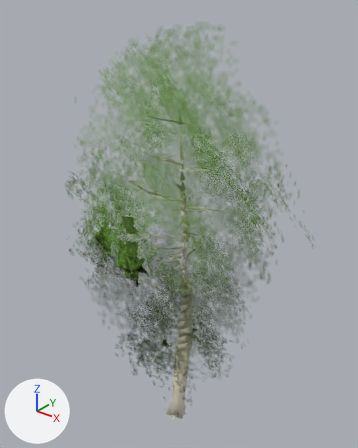
A saved change to the glTF model assets/models/world_tree_birch_far.glb.
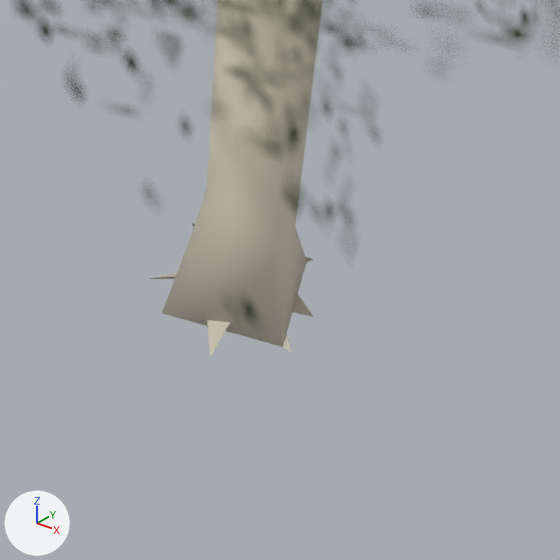
The first picture shows the older version from a 50 mm camera at (5.77, -7.1, 9.6) aimed at (-0.16, 0.31, 5.01). The close-ups show the older and then the newer version on the part from 40% to 61% of the width and 83% to 100% of the height of that picture. Only the edits that show in the close-ups are written down. The lights are fixed; the arrows at lower left show +X, +Y and +Z. Where no turn or scale is listed for an object, it has been applied to the vertices.

Names of what the first close-up shows: 'Canopy', 'Scaffold'.
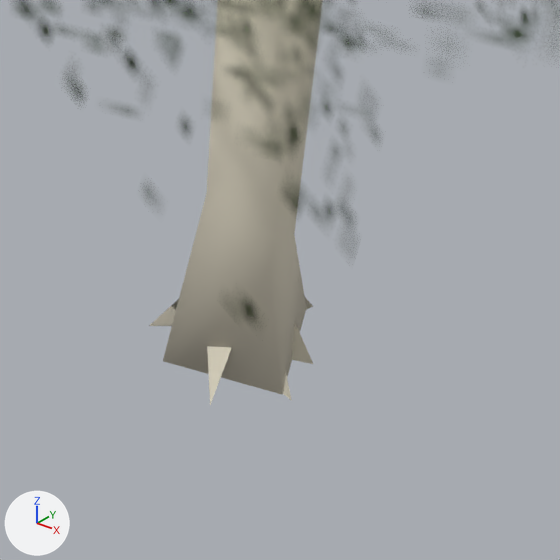
Where the newer file only moved an object's origin or applied its transform, the numbers keep the older frame.

Pixel boxes [x1, y1, x2, y2] of what changed, in the close-ups (560 x 560 px; the box of a moved part takes in the faces that stretch with it):
'Scaffold', reshaped
    before: [149, 0, 323, 357]
    after: [149, 0, 323, 405]
part 1 of me_birch___natural_scaffold_and_buttresses_002, moved or reshaped
    before: [149, 187, 314, 357]
    after: [149, 194, 313, 405]

The change, as a list of edits to the scene's bpy script:
```text
Change me_birch___natural_scaffold_and_buttresses_002:
    used by ob_scaffold; location = (0.0, 0.0, 0.0)
    remove me_birch___natural_scaffold_and_buttresses_002.from_pydata(...)  # 374 vertices, 322 faces; spans x -1.08..1.22, y -1.11..0.97, z -0.04..7.72
    add me_birch___natural_scaffold_and_buttresses_002.from_pydata(...)  # 323 vertices, 208 faces; spans x -0.8..1.22, y -0.92..0.97, z -0.26..7.72
    me_birch___natural_scaffold_and_buttresses_002 part 1
    10 vertices are removed from x -0.32..0.31, y -0.15..0.28, z -0.04..0.05
    5 faces are deleted
    5 vertices in x -0.26..0.27, y -0.28..0.25, z -0.03..0.03 move by (0.0, 0.0, -0.22)
    10 vertices are added at x -0.32..0.31, y -0.15..0.28, z -0.26..-0.17
    5 new faces join them
    other edits to the shape of me_birch___natural_scaffold_and_buttresses_002 do not show in these pictures
```
